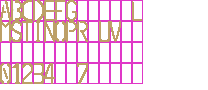
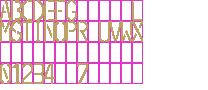
Two versions of the same layered image (208px x 90px). Layer-by-layer changes:
painted on "alphabet" over left=0, top=0, right=143, bottom=42
